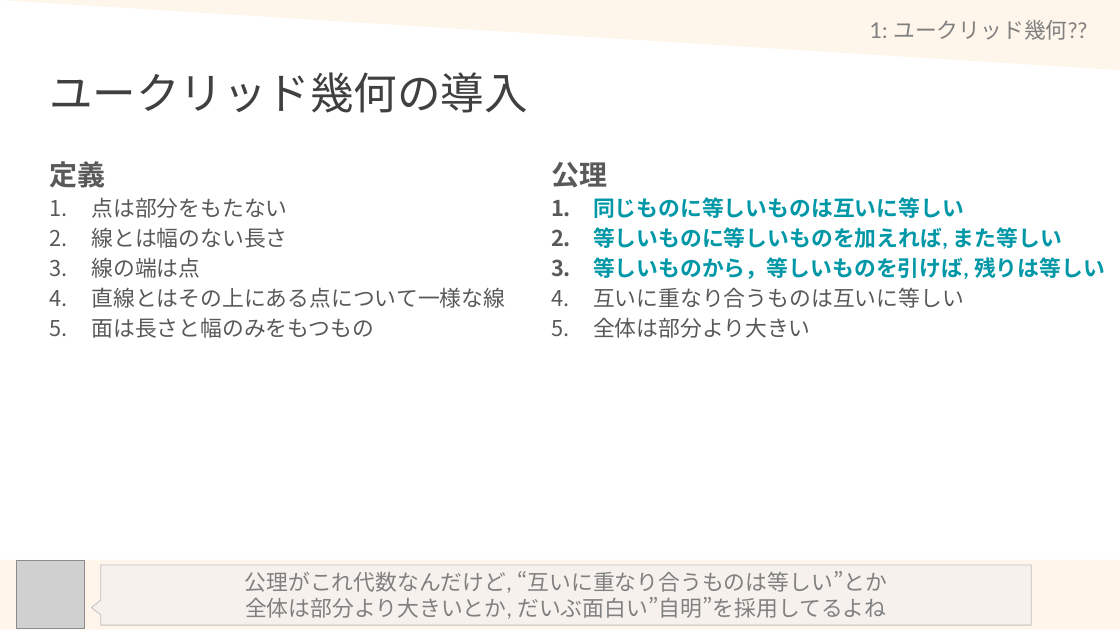
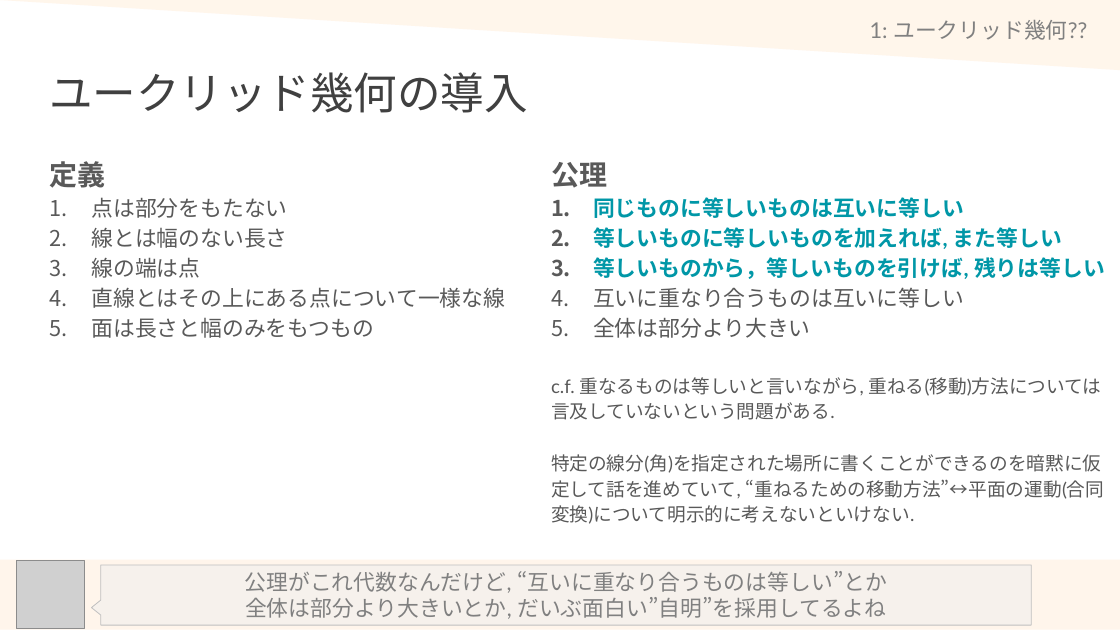
Before and after one commit to math-er/hyperbolic-space, a slide deck: slide 6 of Section2(上半平面とポアンカレ計量)/1-EuclidSpace.pptx. Drawn at 1120x630 pixels with LibreOffice and Linux fonts; fonts in the diff are those of the drawing; grey boxes stand for pictures. Boxes give left, top, right and bottom in pixels: in the first picture for what was removed or moved away, otherwise in the second. Text is boxed around its words. In the diff, an @@ line names an element or a change of style, - is before the commit and + after.

```diff
--- a/Section2(上半平面とポアンカレ計量)/1-EuclidSpace.pptx
+++ b/Section2(上半平面とポアンカレ計量)/1-EuclidSpace.pptx
@@ text at (551,377,1105,524): paragraphs added @@
+c.f. 重なるものは等しいと言いながら, 重ねる(移動)方法については言及していないという問題がある.
+特定の線分(角)を指定された場所に書くことができるのを暗黙に仮定して話を進めていて, “重ねるための移動方法”↔平面の運動(合同変換)について明示的に考えないといけない.
```
Also in this commit, not shown: 11 other slides changed, 7 slides added, 1 slide removed.
